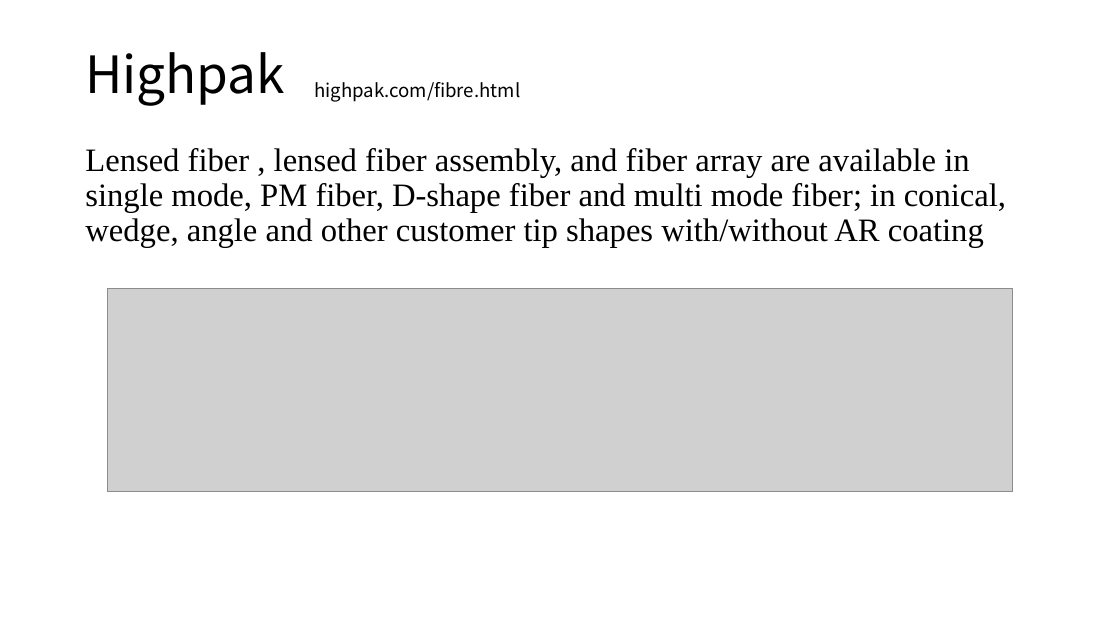
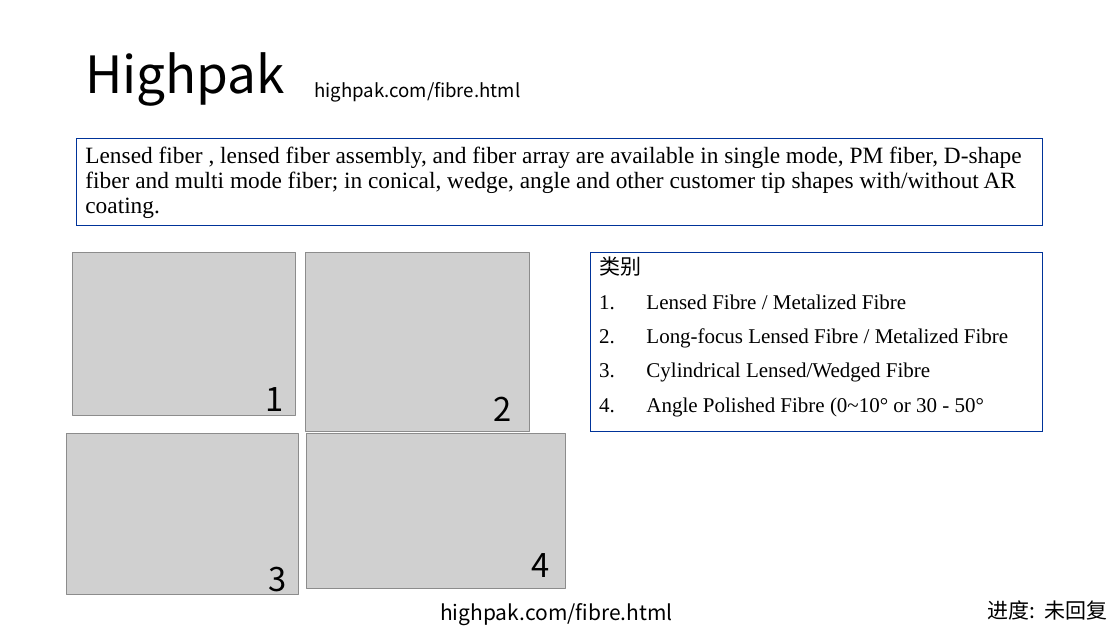
Before and after one commit to lucaschang95/DiscussionWithLin, a slide deck: slide 3 of 20191009 - topic.pptx. Drawn at 1120x630 pixels with LibreOffice and Linux fonts; fonts in the diff are those of the drawing; grey boxes stand for pictures. Boxes give left, top, right and bottom in pixels: in the first picture for what was removed or moved away, otherwise in the second. Text is boxed around its words. In the diff, an @@ line names an element or a change of style, - is before the commit and + after.

```diff
--- a/20191009 - topic.pptx
+++ b/20191009 - topic.pptx
@@ text "Lensed fiber , lensed fiber ...": place and size @@
-text "Lensed fiber , lensed fiber ..." at [85,148,1006,248]
+text "Lensed fiber , lensed fiber ..." at [77,139,1044,226]
@@ text "Lensed fiber , lensed fiber ..." at [77,139,1044,226]: outline none to #003399 0.75 pt @@
@@ text at [85,146,1022,218]: text changed; size 28 to 20 pt @@
-Lensed fiber , lensed fiber assembly, and fiber array are available in single mode, PM fiber, D-shape fiber and multi mode fiber; in conical, wedge, angle and other customer tip shapes with/without AR coating
+Lensed fiber , lensed fiber assembly, and fiber array are available in single mode, PM fiber, D-shape fiber and multi mode fiber; in conical, wedge, angle and other customer tip shapes with/without AR coating.
@@ picture added at [72,253,296,416] @@
@@ picture added at [306,253,529,432] @@
@@ rectangle added at [591,253,1043,432], outline #003399 0.75 pt, 18 pt, text #000000 @@
+类别
+1. Lensed Fibre / Metalized Fibre
+2. Long-focus Lensed Fibre / Metalized Fibre
+3. Cylindrical Lensed/Wedged Fibre
+4. Angle Polished Fibre (0~10° or 30 - 50°
@@ picture removed at [108,288,1013,492] @@
@@ text added at [265,387,283,420], 28 pt, text #000000 @@
+1
@@ text added at [494,396,512,421], 28 pt, text #000000 @@
+2
@@ picture added at [66,434,298,595] @@
@@ picture added at [306,434,565,588] @@
@@ text added at [268,566,286,599], 28 pt, text #000000 @@
+3
@@ text added at [532,553,550,577], 28 pt, text #000000 @@
+4
@@ text added at [440,603,673,626], 18 pt, text #000000 @@
+highpak.com/fibre.html
@@ text added at [987,600,1108,620], 18 pt, text #000000 @@
+进度: 未回复
```
Also in this commit, not shown: 6 other slides changed, 3 slides added, 6 slides removed.
